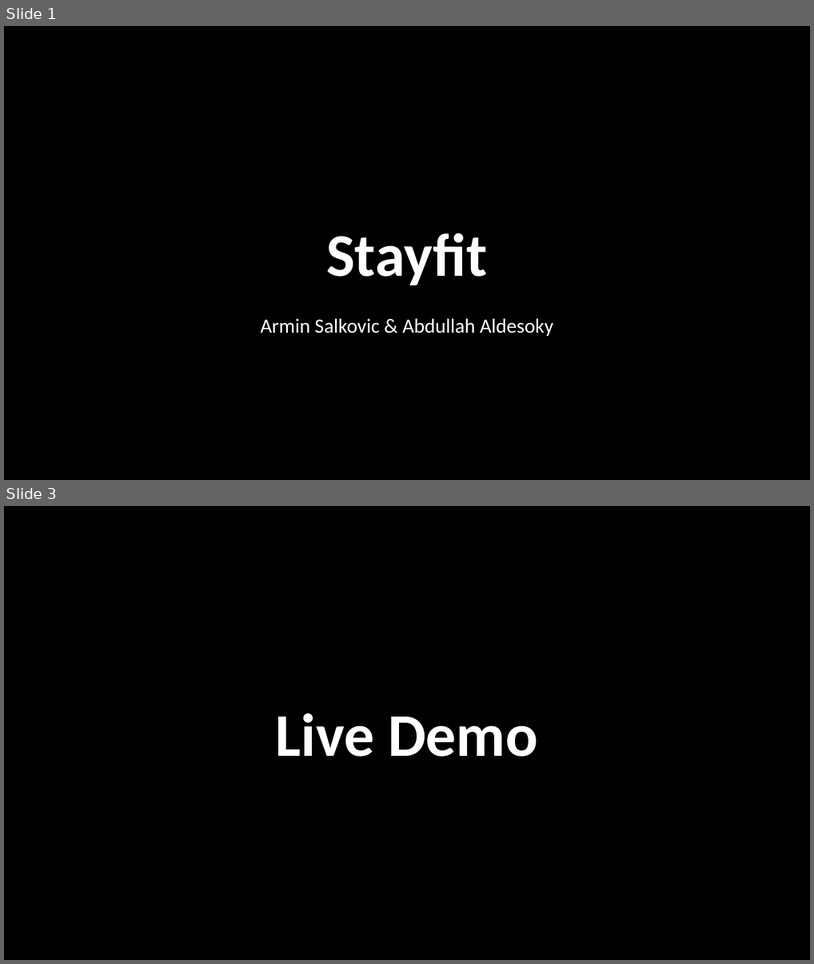
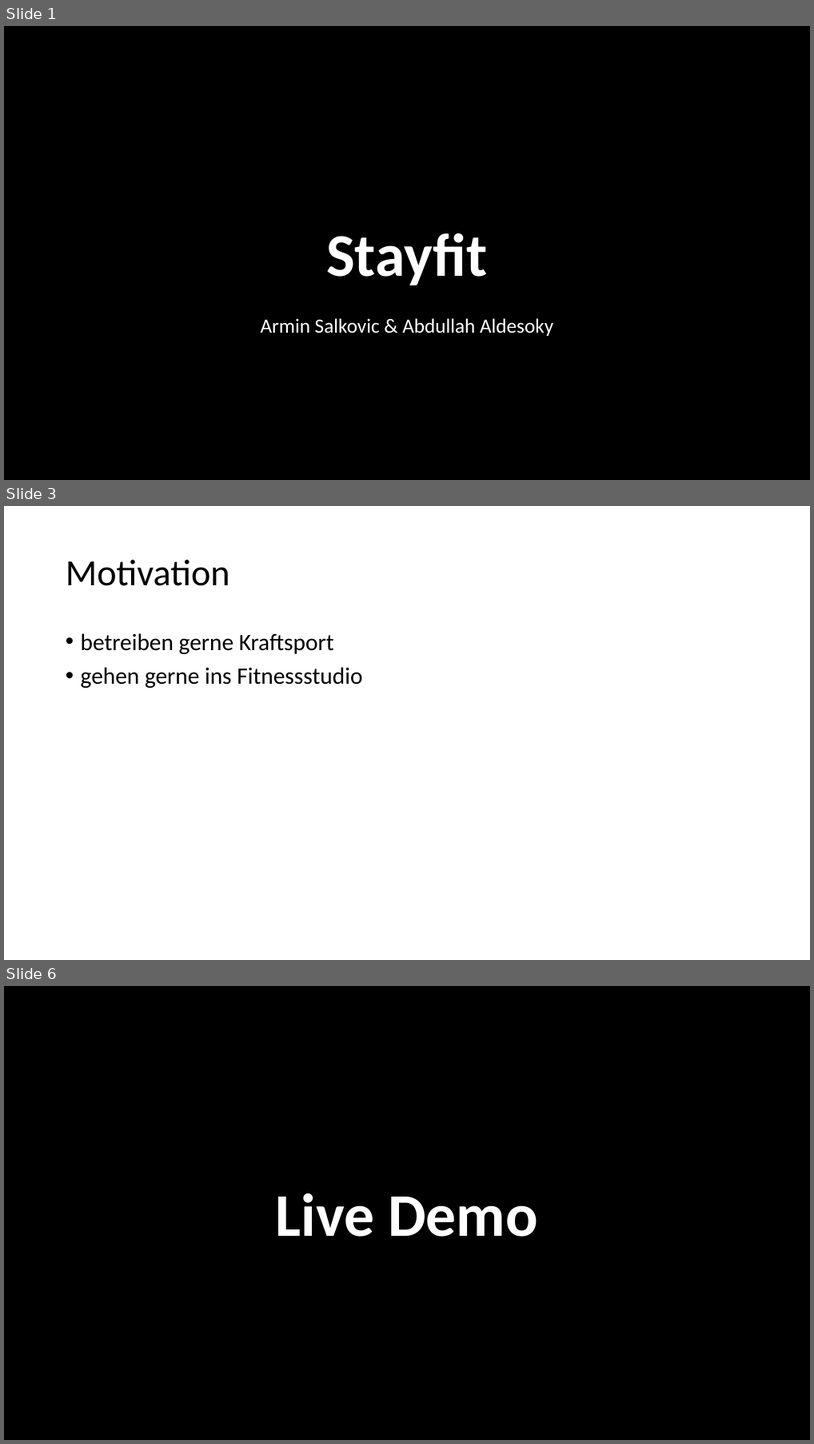
Before and after one commit to ab321/stayfit, a slide deck: powerpoint/stayfit.pptx. Shown one above the other, each under a label of ours: slides 1 and 3 before the commit, slides 1, 3 and 6 after it; the slides between them are not shown. The pictures are 814x964 and 814x1444 pixels, drawn with LibreOffice and Linux fonts; fonts in the diff are those of the drawing; background and template pictures are left out. Boxes give left, top, right and bottom in pixels: in the first picture for what was removed or moved away, otherwise in the second. Text is boxed around its words. In the diff, an @@ line names an element or a change of style, - is before the commit and + after.

```diff
--- a/powerpoint/stayfit.pptx
+++ b/powerpoint/stayfit.pptx
@@ slide 3 added at bbox=[4, 506, 810, 960], background #FFFFFF @@
@@ title added at bbox=[66, 560, 230, 586], 44 pt, text #000000 @@
+Motivation
@@ text added at bbox=[81, 633, 362, 688], 28 pt, text #000000 @@
+• betreiben gerne Kraftsport
+• gehen gerne ins Fitnessstudio
@@ what was slide 3 is now slide 6 @@
```
Also in this commit, not shown: 3 other slides added, 1 slide removed, 2 other files.
